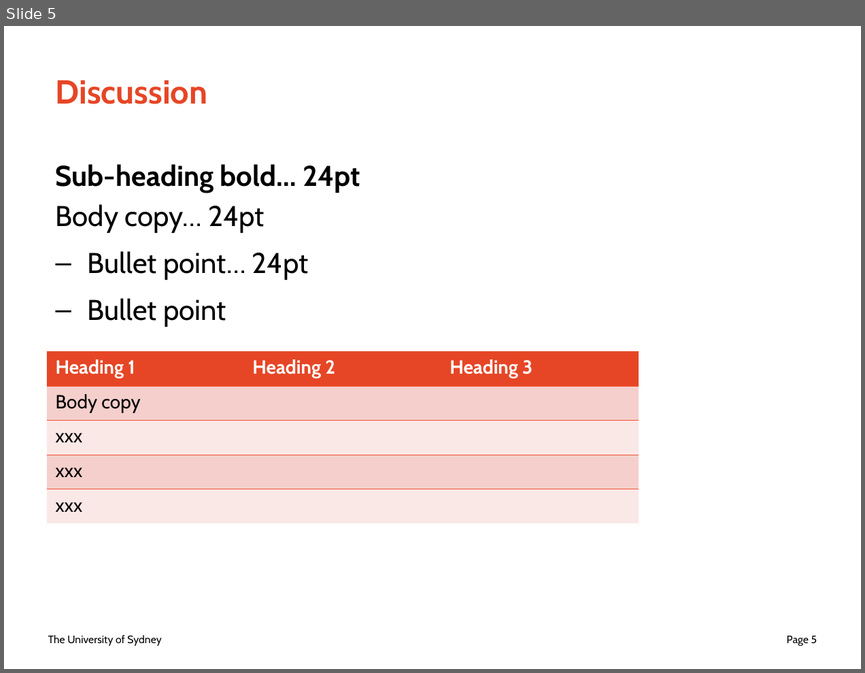
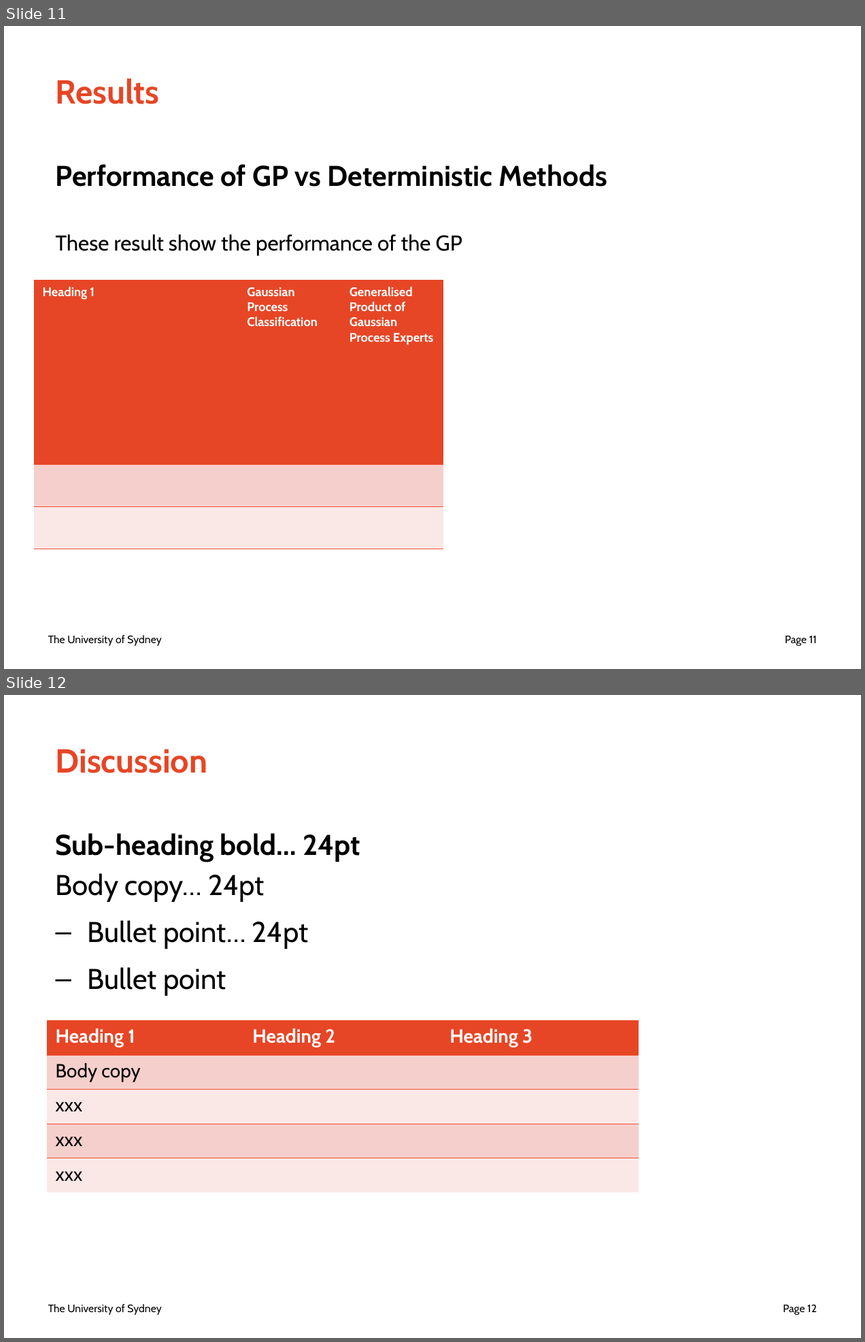
Before and after one commit to juicetin/honours, a slide deck: prez/honours_prez.odp. Shown one above the other, each under a label of ours: slide 5 before the commit, slides 11 and 12 after it. The pictures are 865x673 and 865x1342 pixels, drawn with LibreOffice and Linux fonts; fonts in the diff are those of the drawing. Boxes give left, top, right and bottom in pixels: in the first picture for what was removed or moved away, otherwise in the second. Text is boxed around its words. In the diff, an @@ line names an element or a change of style, - is before the commit and + after.

```diff
--- a/prez/honours_prez.odp
+++ b/prez/honours_prez.odp
@@ slide 11 added at [4, 26, 861, 669], background #FFFFFF; not listed: 2 template elements that a slide beside it also shows @@
@@ title added at [56, 78, 160, 104], 28 pt, text #E64626, bold @@
+Results
@@ text added at [56, 164, 607, 255], 24 pt, text #000000, bold @@
+Performance of GP vs Deterministic Methods
+These result show the performance of the GP
@@ table added at [34, 280, 442, 548], 3 rows, 4 columns @@
+Heading 1 |  | Gaussian Process Classification | Generalised Product of Gaussian Process Experts
+ |  |  | 
+ |  |  | 
@@ what was slide 5 is now slide 12 @@
@@ page number at [783, 1304, 817, 1314]: text changed @@
-Page 5
+Page 12
```
Also in this commit, not shown: 2 slides changed, 8 other slides added, 2 slides removed.
